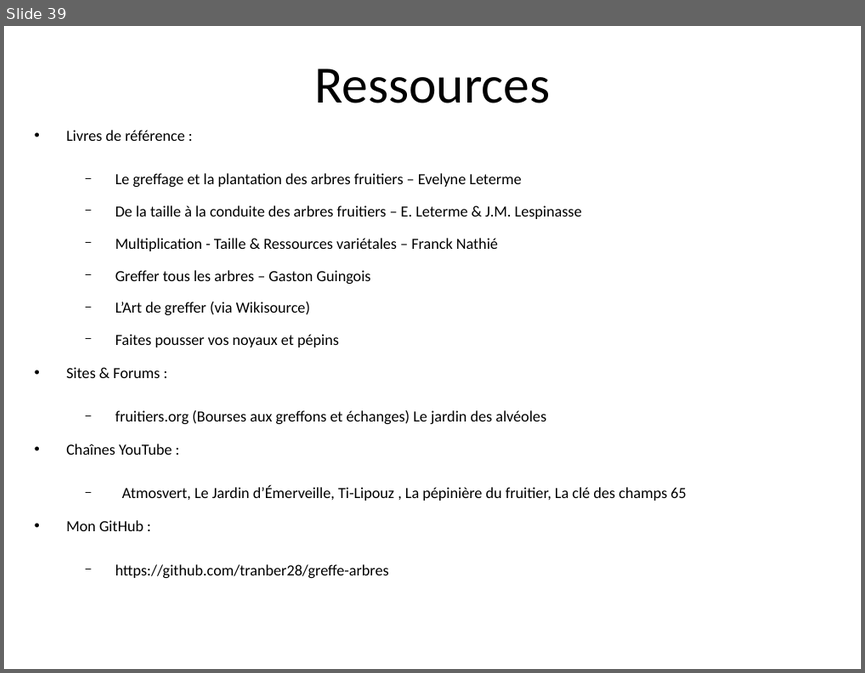
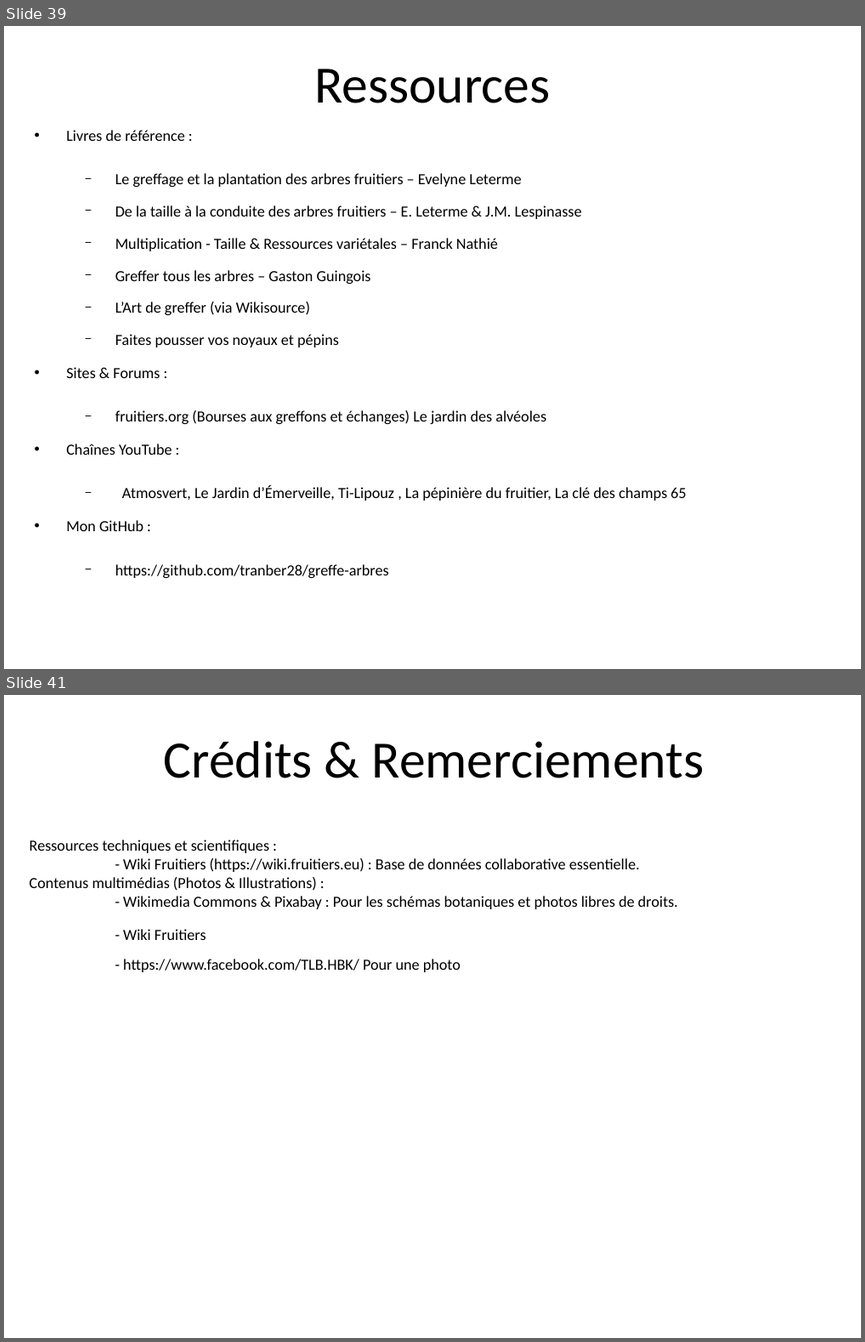
Before and after one commit to tranber28/greffe-arbres, a slide deck: greffe_arbres_final.odp. Shown one above the other, each under a label of ours: slide 39 before the commit, slides 39 and 41 after it; the slides between them are not shown. The pictures are 865x673 and 865x1342 pixels, drawn with LibreOffice and Linux fonts; fonts in the diff are those of the drawing. Boxes give left, top, right and bottom in pixels: in the first picture for what was removed or moved away, otherwise in the second. Text is boxed around its words. In the diff, an @@ line names an element or a change of style, - is before the commit and + after.

```diff
--- a/greffe_arbres_final.odp
+++ b/greffe_arbres_final.odp
@@ slide 41 added at [4, 695, 861, 1338], background #FFFFFF @@
@@ text added at [164, 741, 704, 778], 44 pt, text #000000 @@
+Crédits & Remerciements
@@ text added at [30, 839, 678, 972], 13 pt, text #000000 @@
+Ressources techniques et scientifiques :
+- Wiki Fruitiers (https://wiki.fruitiers.eu) : Base de données collaborative essentielle.
+Contenus multimédias (Photos & Illustrations) :
+- Wikimedia Commons & Pixabay : Pour les schémas botaniques et photos libres de droits.
+- Wiki Fruitiers
+- https://www.facebook.com/TLB.HBK/ Pour une photo
```
Also in this commit, not shown: 1 slide changed.
